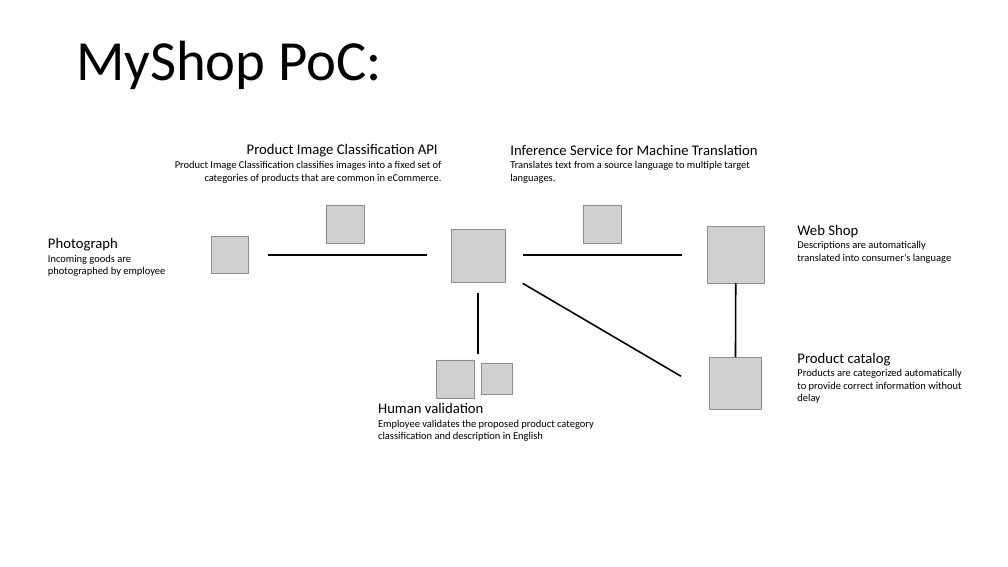
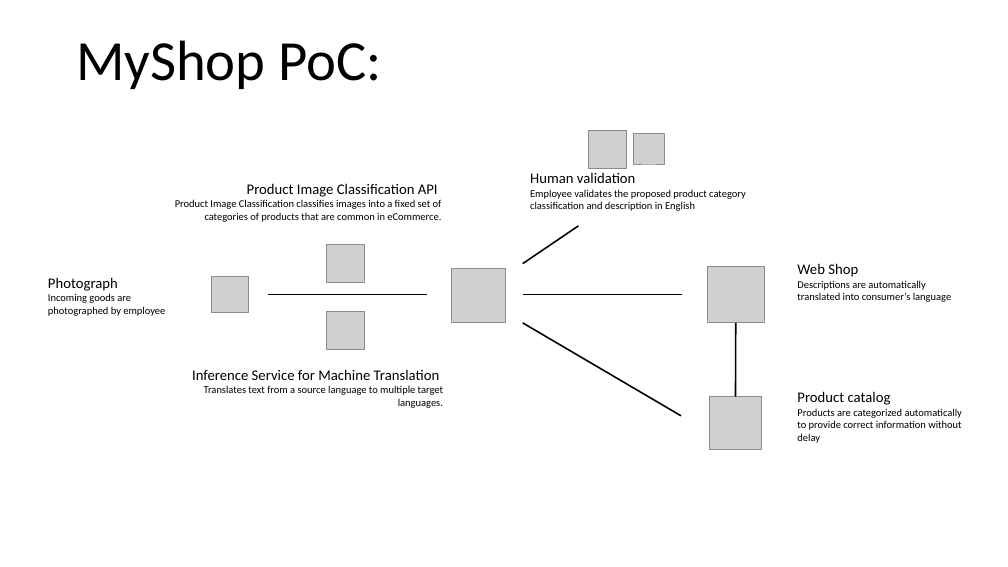
Before and after one commit to joeybronner/ml-hackathon-copenhagen-2019, a slide deck: slide 3 of Teams/MyShop/MyShop.pptx. Drawn at 1008x567 pixels with LibreOffice and Linux fonts; fonts in the diff are those of the drawing; grey boxes stand for pictures. Boxes give left, top, right and bottom in pixels: in the first picture for what was removed or moved away, otherwise in the second. Text is boxed around its words. In the diff, an @@ line names an element or a change of style, - is before the commit and + after.

```diff
--- a/Teams/MyShop/MyShop.pptx
+++ b/Teams/MyShop/MyShop.pptx
@@ 2 pictures, 1 text moved together from (x1=378, y1=360, x2=594, y2=441) to (x1=530, y1=130, x2=746, y2=211) @@
@@ line moved from (478, 355) - (478, 293) to (523, 264) - (578, 226) @@
@@ picture moved from (x1=583, y1=205, x2=622, y2=243) to (x1=327, y1=312, x2=365, y2=350) @@
@@ 5 pictures, 4 texts, 4 lines moved together from (x1=48, y1=143, x2=962, y2=410) to (x1=48, y1=183, x2=962, y2=450) @@
@@ text "Inference Service for Machine Translation" moved from (x1=510, y1=144, x2=758, y2=183) to (x1=192, y1=369, x2=443, y2=408) @@
@@ text "Inference Service for Machine Translation" at (x1=192, y1=369, x2=443, y2=408): alignment left to right @@
```
Also in this commit, not shown: 2 other slides changed.
